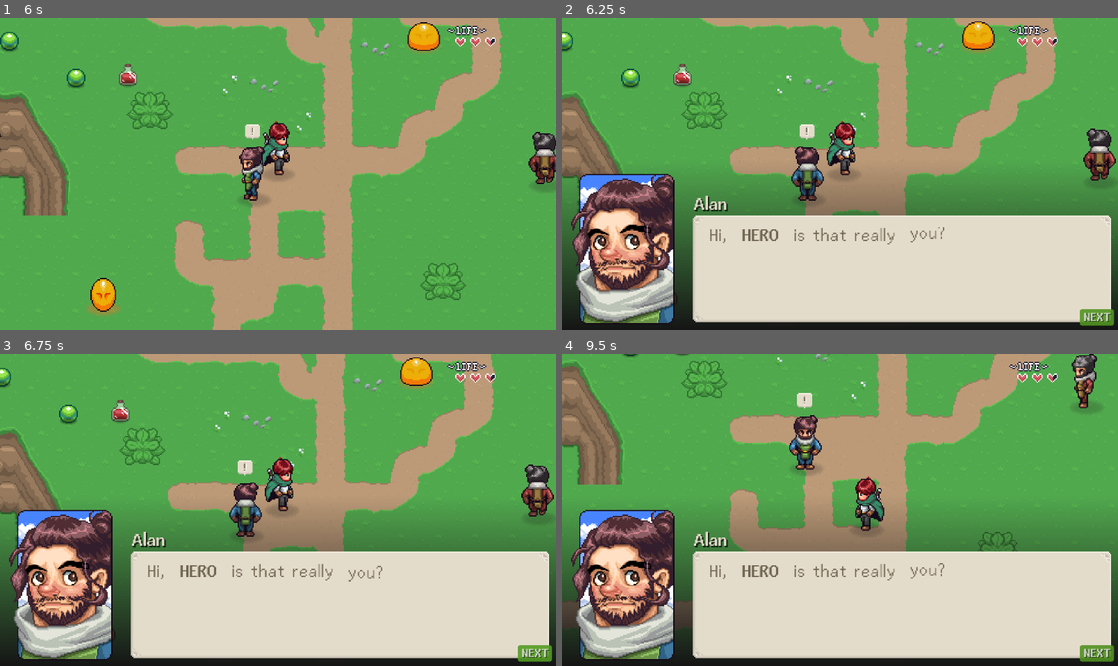
Above: before the commit, frames 1-4 (two rows, left to right).
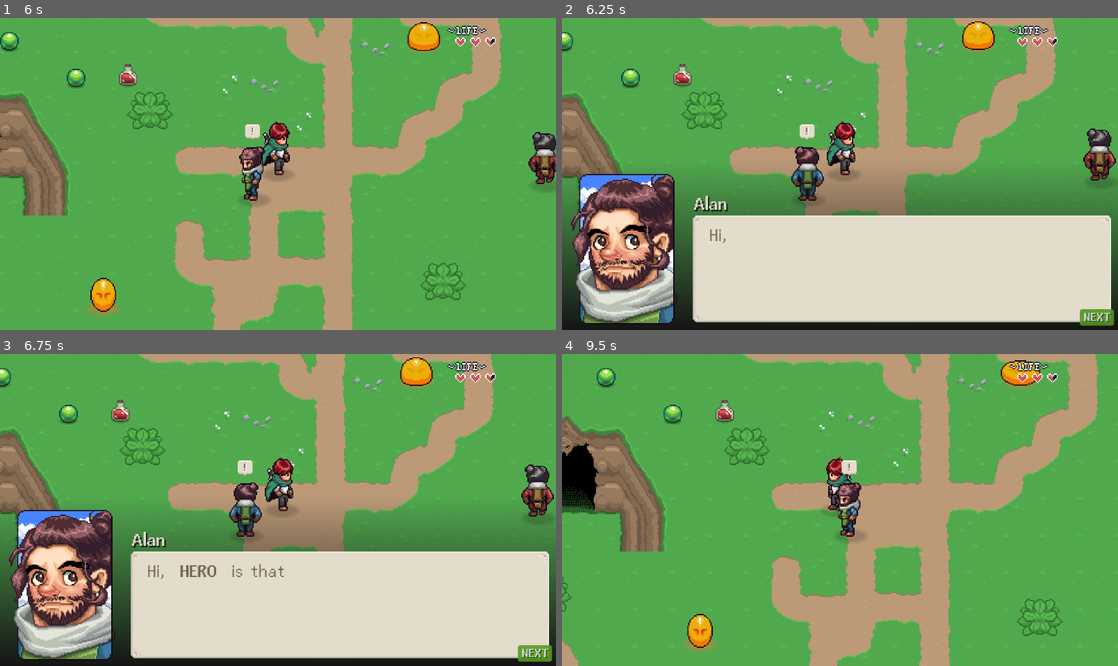
Above: after the commit, the same moments.

Repository: xatar/rpg2026second
Game: Godot game, scene res://playground.tscn
Same seed, same stepped clock (60 frames per second), same inputs: the game is played once before the commit and once after it. Sound files missing from this copy of the repository are replaced by a short silence.
Inputs (mouse positions are in pixels of both pictures, inside the frame that each line leads up to):
- Up to frame 1 (6 s): tap Enter (ui_accept) at 0.5, 0.77, 1.52, 3.02, 3.77, 4.52 s; move the mouse to (400, 158) at 0.52 s; hold D (right) 0.53-1.28 s; hold F (interact) 0.53-1.28 s; tap Keypad 7 (test) at 0.8, 1.35, 2.3, 3.8, 4.35, 5.3, 5.85 s; move the mouse to (166, 189) at 1.27 s; hold S (down) 1.28-2.03 s; tap F (interact) at 1.55, 3.05, 4.55 s; move the mouse to (333, 105) at 2.02 s; hold D (right) 2.03-2.78 s; hold Right mouse button (ability) 2.03-2.78 s; move the mouse to (250, 236) at 2.77 s; hold W (up) 2.78-3.53 s; click (250, 236) at 2.85 s; move the mouse to (444, 220) at 3.52 s; hold F (interact) 3.53-4.28 s; hold A (left) 3.53-5.03 s; move the mouse to (111, 127) at 4.27 s; move the mouse to (305, 174) at 5.02 s; hold S (down) 5.03-5.78 s; hold F (interact) 5.03-5.78 s; move the mouse to (194, 96) at 5.77 s; hold D (right) from 5.78 s (still down)
- Up to frame 2 (6.25 s): keep holding D (right); tap Enter (ui_accept) at 6.02 s; tap F (interact) at 6.05 s
- Up to frame 3 (6.75 s): move the mouse to (400, 494) at 6.52 s; release D (right) at 6.53 s; hold W (up) from 6.53 s (still down); hold Right mouse button (ability) from 6.53 s (still down)
- Up to frame 4 (9.5 s): tap Enter (ui_accept) at 6.77, 7.52, 9.02 s; tap Keypad 7 (test) at 6.8, 8.3, 8.85 s; move the mouse to (728, 525) at 7.27 s; release W (up) at 7.28 s; release Right mouse button (ability) at 7.28 s; hold D (right) 7.28-8.03 s; click (728, 525) at 7.35 s; tap F (interact) at 7.55, 9.05 s; move the mouse to (895, 441) at 8.02 s; hold S (down) 8.03-8.78 s; hold F (interact) 8.03-8.78 s; move the mouse to (812, 572) at 8.77 s; hold A (left) from 8.78 s (still down)

Frame 1 is identical in both runs. In frame 2, 0.4% of the frame differs, in the area x 32-69%, y 67-73%; in frame 3, 0.2%; in frame 4, 69%, in the area x 0-100%, y 0-100%.

Commit message:
npc dialog update

Diff:
--- a/00_hero.tres
+++ b/00_hero.tres
@@ -1,7 +1,11 @@
 [gd_resource type="Resource" script_class="NPCResource" format=3 uid="uid://dfwe7sk4biisw"]
 
+[ext_resource type="Texture2D" uid="uid://3ki7oaxvy1y0" path="res://npc_and_dialog/sprites/portraits/hero_portrait.png" id="1_iojyg"]
 [ext_resource type="Script" uid="uid://sxmsl8iap44e" path="res://npc_resource.gd" id="1_yhyj7"]
+[ext_resource type="Texture2D" uid="uid://b6wkryirduppw" path="res://player/PlayerSprite02.png" id="3_4gkm2"]
 
 [resource]
 script = ExtResource("1_yhyj7")
+sprite = ExtResource("3_4gkm2")
+portrait = ExtResource("1_iojyg")
 metadata/_custom_type_script = "uid://sxmsl8iap44e"
--- a/dialog_interaction.gd
+++ b/dialog_interaction.gd
@@ -27,6 +27,7 @@
 
 
 func player_interact()->void:
+	print("KLIKNUL")
 	player_interacted.emit()
 	await get_tree().process_frame
 	await get_tree().process_frame
@@ -35,7 +36,7 @@
 	pass
 
 func _on_area_enter(_a:Area2D)->void:
-	print("test")
+	print("ON AREA ENTER")
 	if enabled == false or dialog_items.size() == 0:
 		return
 	animation_player.play("show")
@@ -43,7 +44,7 @@
 	pass
 
 func _on_area_exit(_a:Area2D)->void:
-	print("test")
+	print("ON AREA EXIT")
 	animation_player.play("hide")
 	PlayerManager.interact_pressed.disconnect(player_interact)
 	pass
--- a/dialog_system.gd
+++ b/dialog_system.gd
@@ -5,18 +5,24 @@
 var is_active:bool = false
 var dialog_items:Array[DialogItem]
 var dialog_item_index:int=0
+var text_in_progress : bool = false
+var text_speed : float = 0.02
+var text_length : int = 0
+var plain_text : String
 
+signal letter_added(letter:String)
 signal finished
+var t : int = 0
 
 @onready var content: RichTextLabel = $DialogUI/PanelContainer/RichTextLabel
 @onready var portrait_sprite: Sprite2D = $DialogUI/PortraitSprite
 @onready var dialog_progress_indicator: PanelContainer = $DialogUI/DialogProgressIndicator
 @onready var dialog_progress_indicator_label: Label = $DialogUI/DialogProgressIndicator/Label
 @onready var name_label: Label = $DialogUI/NameLabel
+@onready var dialog_ui: Control = $DialogUI
+@onready var timer: Timer = $DialogUI/Timer
+@onready var audio_stream_player: AudioStreamPlayer = $DialogUI/AudioStreamPlayer
 
-
-
-@onready var dialog_ui: Control = $DialogUI
 
 
 # Called when the node enters the scene tree for the first time.
@@ -26,6 +32,7 @@
 			get_parent().remove_child(self)
 			return
 		return
+	timer.timeout.connect(_on_timer_timeout)
 	hide_dialog()
 	pass # Replace with function body.
 
@@ -37,6 +44,12 @@
 		event.is_action_pressed("attack") or
 		event.is_action_pressed("ui_accept")
 	):
+		if text_in_progress == true:
+			content.visible_characters = text_length
+			timer.stop()
+			text_in_progress = false
+			show_dialog_button_indicator( true)
+			return
 		dialog_item_index += 1
 		if dialog_item_index < dialog_items.size():
 			start_dialog()
@@ -70,8 +83,28 @@
 	show_dialog_button_indicator(true)
 	var _d:DialogItem = dialog_items[dialog_item_index]
 	set_dialog_data(_d)
+	content.visible_characters = 0
+	text_length = content.get_total_character_count()
+	plain_text = content.get_parsed_text()
+	text_in_progress = true
+	start_timer()
 	pass
 
+func _on_timer_timeout()->void:
+	content.visible_characters += 1
+	if content.visible_characters <= text_length:
+		start_timer()
+	else:
+		show_dialog_button_indicator(true)
+		text_in_progress = false
+	pass
+func start_timer()->void:
+	timer.wait_time = text_speed
+	timer.start()
+
+	t = t + 1
+	print(str(t))
+	pass
 func set_dialog_data(_d:DialogItem)->void:
 	if _d is DialogText:
 		content.text = _d.text
--- a/dialog_system.tscn
+++ b/dialog_system.tscn
@@ -5,6 +5,7 @@
 [ext_resource type="FontFile" uid="uid://cs7jf8coq75t3" path="res://npc_and_dialog/fonts/Abaddon Light.ttf" id="3_a33ws"]
 [ext_resource type="FontFile" uid="uid://d3teuoopvs3lo" path="res://npc_and_dialog/fonts/Abaddon Bold.ttf" id="4_gn7cj"]
 [ext_resource type="Texture2D" uid="uid://dy35o4prwcqmx" path="res://npc_and_dialog/sprites/portraits/npc_portrait_01.png" id="5_a33ws"]
+[ext_resource type="AudioStream" uid="uid://c5lj384airq8r" path="res://npc_and_dialog/audio/voice_blip.wav" id="6_gn7cj"]
 
 [sub_resource type="Gradient" id="Gradient_eaxwd"]
 colors = PackedColorArray(1, 1, 1, 0, 1, 1, 1, 1)
@@ -144,8 +145,12 @@
 hframes = 4
 
 [node name="Timer" type="Timer" parent="DialogUI" unique_id=1062727853]
+one_shot = true
 
 [node name="AudioStreamPlayer" type="AudioStreamPlayer" parent="DialogUI" unique_id=1105872308]
+stream = ExtResource("6_gn7cj")
+max_polyphony = 6
+bus = &"SFX"
 
 [node name="DialogProgressIndicator" type="PanelContainer" parent="DialogUI" unique_id=1432519395]
 self_modulate = Color(0.30980393, 0.54901963, 0.1254902, 1)
--- a/inventory_ui.gd
+++ b/inventory_ui.gd
@@ -19,6 +19,7 @@
 
 
 func update_inventory(i:int = 0)->void:
+	clear_inventory()
 	for s in data.slots:
 		var new_slot = INVENTORY_SLOT.instantiate()
 		add_child(new_slot)
--- a/playground.tscn
+++ b/playground.tscn
@@ -124,6 +124,7 @@
 
 [node name="DialogText2" type="Node" parent="NPC/DialogInteraction" unique_id=210748162]
 script = ExtResource("18_jufm4")
+text = "yes its me"
 npc_info = ExtResource("19_ymgag")
 metadata/_custom_type_script = "uid://co27s0mfsyi2v"
 
